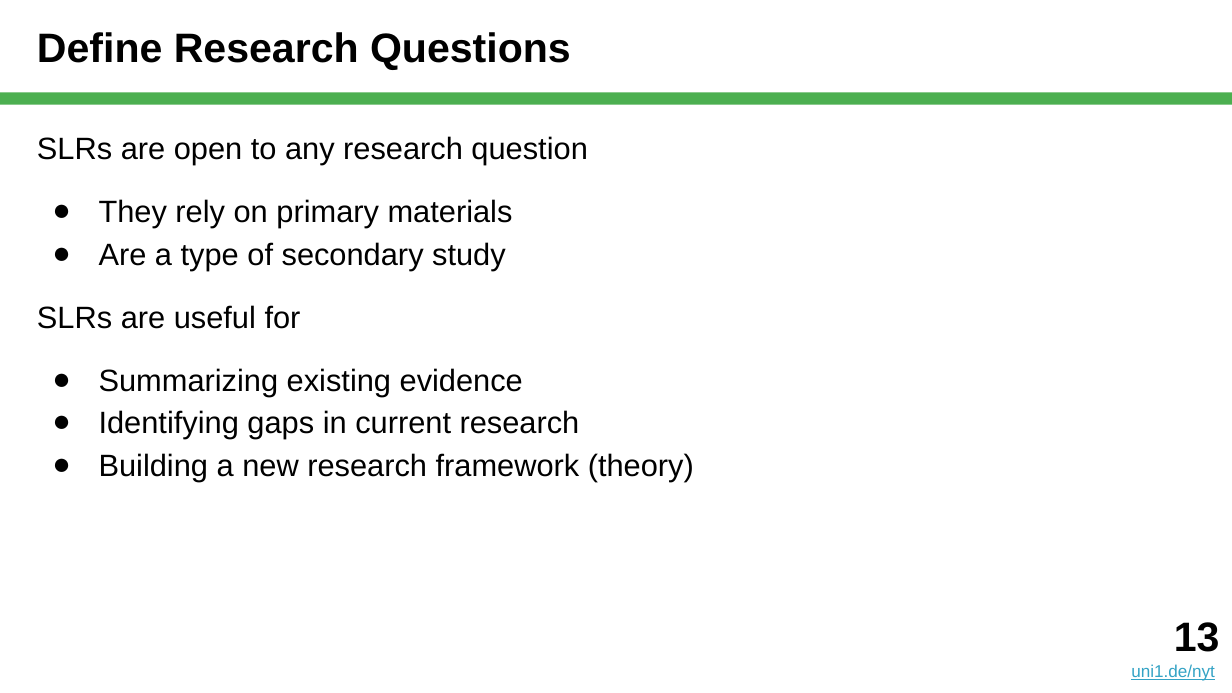
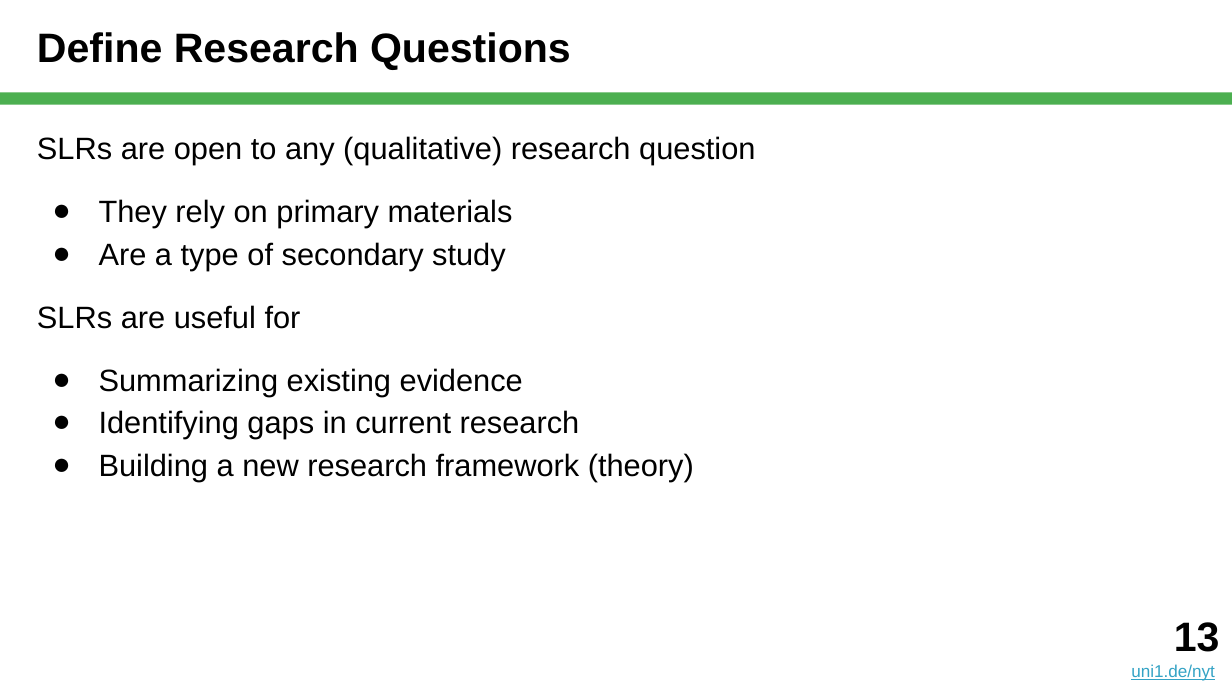
Before and after one commit to dirkriehle/nyt-course, a slide deck: slide 13 of Lecture slides/NYT C02 - Systematic Reviews.pptx. Drawn at 1232x693 pixels with LibreOffice and Linux fonts; fonts in the diff are those of the drawing. Boxes give left, top, right and bottom in pixels: in the first picture for what was removed or moved away, otherwise in the second. Text is boxed around its words. In the diff, an @@ line names an element or a change of style, - is before the commit and + after.

```diff
--- a/Lecture slides/NYT C02 - Systematic Reviews.pptx
+++ b/Lecture slides/NYT C02 - Systematic Reviews.pptx
@@ text at (37, 136, 755, 165): text changed @@
-SLRs are open to any research question
+SLRs are open to any (qualitative) research question
```
Also in this commit, not shown: 8 other slides changed, 6 slides added, 1 other file.
